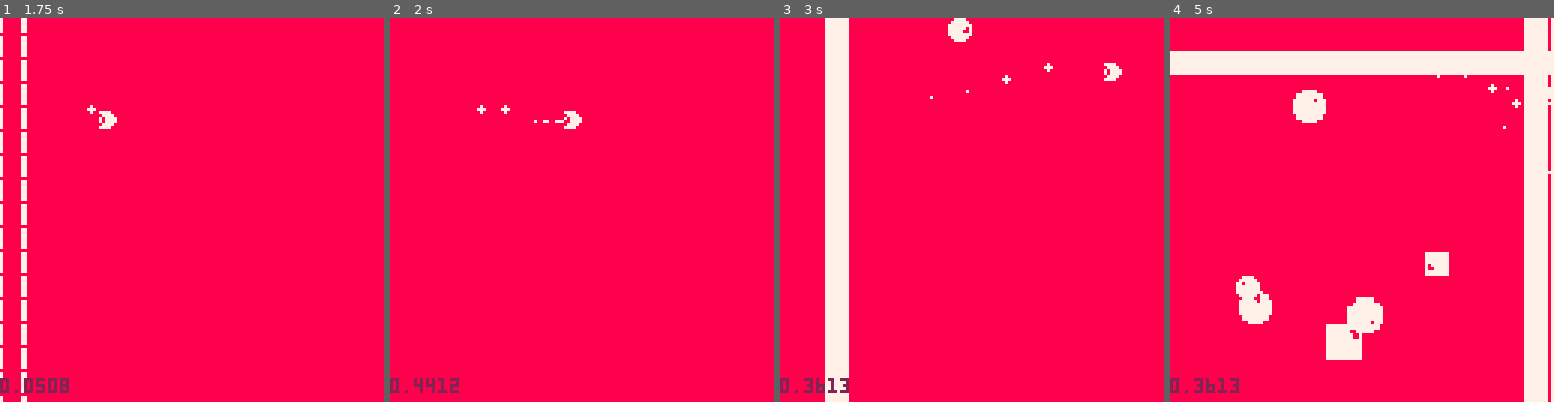
Above: before the commit, frames 1-4 (left to right).
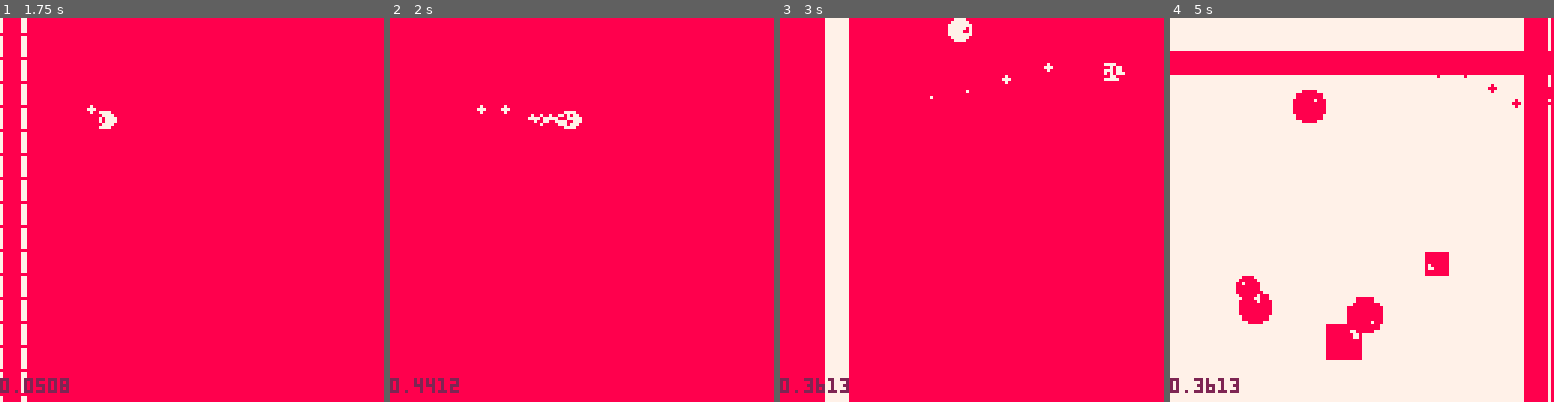
Above: after the commit, the same moments.

Repository: eguneys/pico8-jam
Game: PICO-8 cartridge arythmia.p8
Same seed, same stepped clock (60 frames per second), same inputs: the game is played once before the commit and once after it.
Inputs:
- Up to frame 1 (1.75 s): tap X (X key) at 0.33, 1.07 s; hold Right from 1.6 s (still down)
- Up to frame 2 (2 s): keep holding Right; tap X (X key) at 1.85 s
- Up to frame 3 (3 s): release Right at 2.1 s; hold Up 2.15-2.42 s; hold Right from 2.47 s (still down); tap X (X key) at 2.97 s
- Up to frame 4 (5 s): release Right at 3.03 s; hold Left 3.08-3.58 s; hold Down 3.63-3.97 s; hold Right 4.02-4.68 s; tap X (X key) at 4.08 s; hold Up from 4.73 s (still down)

Frame 1 is identical in both runs. In frame 2, 0.1% of the frame differs, in the area x 35-48%, y 25-29%; in frame 3, less than 0.1%; in frame 4, 100%, in the area x 0-100%, y 0-100%.

Commit message:
dash hit color change

Diff:
--- a/arythmia.p8
+++ b/arythmia.p8
@@ -574,7 +574,7 @@
    if p.collide > 0 then
       p.collide -= 1
       if p.collide == 0 then
-         --deli(p.life, #p.life)
+         deli(p.life, #p.life)
 
          stats.flawless = false
 
@@ -594,6 +594,7 @@
       _p.dy = appr(0, _p.dy, 0.1)
       _p.x += _p.dx
       _p.y += _p.dy
+      _p.r -= rnd() * 0.5
       if _p.dx == 0 and _p.dy == 0 then
          del(p.particles,_p)
       end
@@ -605,7 +606,8 @@
                 x=player.x+4,
                 y=player.y+4,
                 dx=p.dx * 0.2*i,
-                dy=p.dy * 0.2*i
+                dy=p.dy * 0.2*i,
+                r=rnd()*4
          })
       end
    end
@@ -644,17 +646,31 @@
                 x=player.x+4,
                 y=player.y+4,
                 dx=cos(rnd())*1.8,
-                dy=sin(rnd())*1.8
+                dy=sin(rnd())*1.8,
+                r=rnd()*4
          })
       end
    end
 end
 
 function draw_player(p)
-   spr(p.si,p.x,p.y,1,1,p.flipx,p.flipy)
+
+   if p.dash_time % 4 == 1 then
+      spr(49,p.x,p.y,1,1)
+      pal(7,8)
+      spr(p.si,p.x,p.y,1,1,p.flipx,p.flipy)
+      pal()
+   else
+      spr(p.si,p.x,p.y,1,1,p.flipx,p.flipy)
+   end
+
 
    for p in all(p.particles) do
-      pset(p.x,p.y,pget(p.x,p.y)==7 and 8 or 7)
+      for a=0,1,0.1 do
+         for r=0,p.r do
+            pset(p.x + cos(a)*r,p.y+sin(a)*r,pget(p.x,p.y)==7 and 8 or 7)
+         end
+      end
    end
 
    local last={x=p.x,y=p.y}
@@ -744,6 +760,11 @@
 function draw_play(play)
    cls()
 
+   if abs(shakex) > 1 or abs(shakey) > 1 then
+      pal(7, 8)
+      pal(8, 7)
+   end
+
    camera(shakex,shakey)
 
    rectfill(0,0,128,128,8)
@@ -768,6 +789,7 @@
       end
    end
 
+   pal()
    camera()
    print(dbg,0,120,2)
 end
@@ -1220,22 +1242,22 @@
 00000000000770000000000000000000000000007777777777777077770777777777777707000007777000777000077707000007000000000000000000000000
 00000000000000000000000000000000000000000777777007777770077777700777777007700770077777700707777007000070000000000000000000000000
 00000000000000000000000000000000000000000077770000777700007777000077770000777000007770000077770000777700000000000000000000000000
-00000000000000000000000000000000000000000007700000777000000000000007770000000000000000000000000000000000000000000000000000000000
-00000000000000000000000000000000000000000077770000077700000000000077700000000000000000000000000000000000000000000000000000000000
-00000000000000000000000000000000000000000777777000007770700000070777000000000000000000000000000000000000000000000000000000000000
-00000000000000000000000000000000000000007770077700000777770000777770000000000000000000000000000000000000000000000000000000000000
-00000000000000000000000000000000000000007700007700000777777007777770000000000000000000000000000000000000000000000000000000000000
-00000000000000000000000000000000000000007000000700007770077777700777000000000000000000000000000000000000000000000000000000000000
-00000000000000000000000000000000000000000000000000077700007777000077700000000000000000000000000000000000000000000000000000000000
-00000000000000000000000000000000000000000000000000777000000770000007770000000000000000000000000000000000000000000000000000000000
-77777777777777770000000000000000000000007070707000777700777777770077770070707070000000000000000000000000000000000000000000000000
-77000000000000070000000000000000000000007777777707777770777777770778877077777777000000000000000000000000000000000000000000000000
-70000000000000070000000000000000000000007070707077777777777777777777877770707070000000000000000000000000000000000000000000000000
-70077770000000070000000000000000000000007777777777777787777777777777777777777777000000000000000000000000000000000000000000000000
-70077070007770070000000000000000000000007070707077777887787777777777777770707070000000000000000000000000000000000000000000000000
+00000000077777700000000000000000000000000007700000777000000000000007770000000000000000000000000000000000000000000000000000000000
+00000000777777770000000000000000000000000077770000077700000000000077700000000000000000000000000000000000000000000000000000000000
+00000000777777770000000000000000000000000777777000007770700000070777000000000000000000000000000000000000000000000000000000000000
+00000000777777770000000000000000000000007770077700000777770000777770000000000000000000000000000000000000000000000000000000000000
+00000000777777770000000000000000000000007700007700000777777007777770000000000000000000000000000000000000000000000000000000000000
+00000000777777770000000000000000000000007000000700007770077777700777000000000000000000000000000000000000000000000000000000000000
+00000000777777770000000000000000000000000000000000077700007777000077700000000000000000000000000000000000000000000000000000000000
+00000000077777700000000000000000000000000000000000777000000770000007770000000000000000000000000000000000000000000000000000000000
+77777777777777770000000000000000000000000070070000777700777777770077770000700700000000000000000000000000000000000000000000000000
+77000000000000070000000000000000000000000070070007777770777777770778877000700700000000000000000000000000000000000000000000000000
+70000000000000070000000000000000000000007777777777777777777777777777877777777777000000000000000000000000000000000000000000000000
+70077770000000070000000000000000000000000070070077777787777777777777777700700700000000000000000000000000000000000000000000000000
+70077070007770070000000000000000000000000070070077777887787777777777777700700700000000000000000000000000000000000000000000000000
 70070070000000070000000000000000000000007777777777777777788777777777777777777777000000000000000000000000000000000000000000000000
-70077770000000070000000000000000000000007070707007777770777777770777777070707070000000000000000000000000000000000000000000000000
-70000000000000070000000000000000000000007777777700777700777777770077770077777777000000000000000000000000000000000000000000000000
+70077770000000070000000000000000000000000070070007777770777777770777777000700700000000000000000000000000000000000000000000000000
+70000000000000070000000000000000000000000070070000777700777777770077770000700700000000000000000000000000000000000000000000000000
 70000000000000070000000000000000000000000000000000770000000000000000770000077000000000000000000000000000000000000000000000000000
 70000000000000070000000000000000000000000007700000777000000000000007770000077000000000000000000000000000000000000000000000000000
 70000000007000070000000000000000000000000070070000777770777777770777770000077000000000000000000000000000000000000000000000000000
Not shown, changed: Arythmia.md
